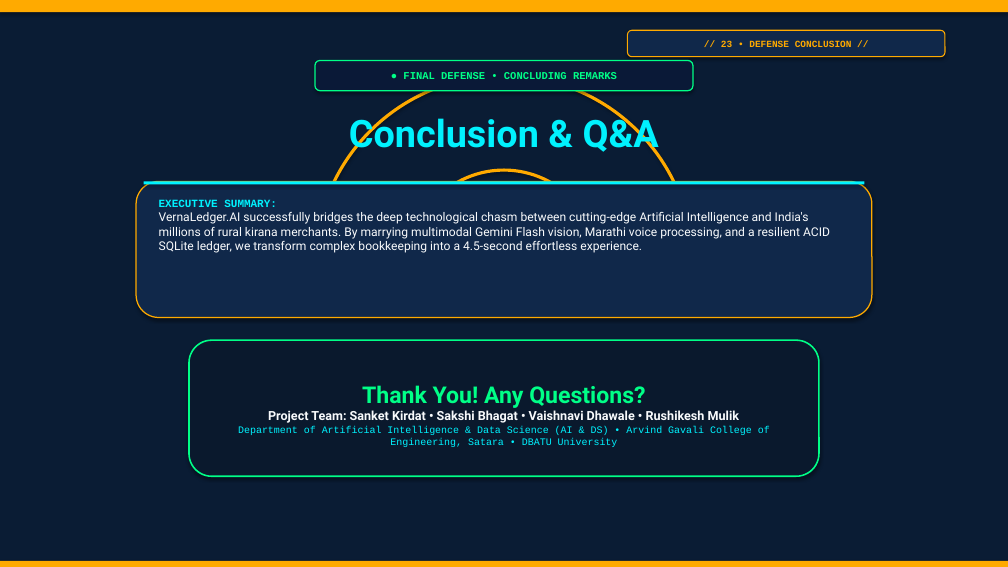
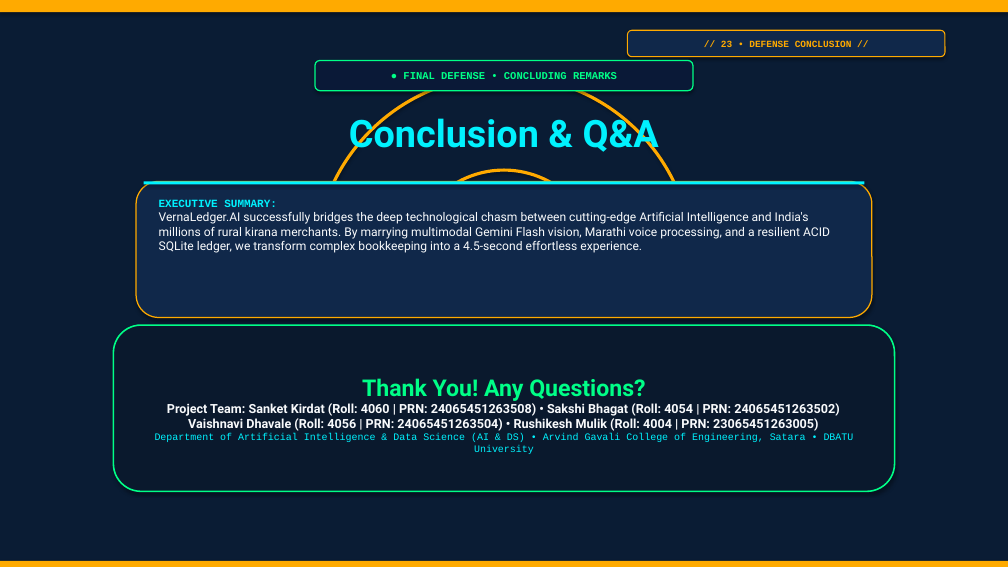
Before and after one commit to sanketkirdat08-cmd/vernaledger-ai, a slide deck: slide 23 of VERNALEDGER_AI_MERCHANT_PRO_PRESENTATION.pptx. Drawn at 1008x567 pixels with LibreOffice and Linux fonts; fonts in the diff are those of the drawing. Boxes give left, top, right and bottom in pixels: in the first picture for what was removed or moved away, otherwise in the second. Text is boxed around its words. In the diff, an @@ line names an element or a change of style, - is before the commit and + after.

Commit message:
docs(team): update official Roll No and PRN No for all 4 team members across all project documents, presentations, PDFs, UI badges, README, and AI dossier

```diff
--- a/VERNALEDGER_AI_MERCHANT_PRO_PRESENTATION.pptx
+++ b/VERNALEDGER_AI_MERCHANT_PRO_PRESENTATION.pptx
@@ rounded rectangle "Thank You! Any Questions?": place and size @@
-rounded rectangle "Thank You! Any Questions?" at <box>189,340,819,476</box>
+rounded rectangle "Thank You! Any Questions?" at <box>113,325,895,492</box>
@@ text in rounded rectangle at <box>167,403,839,431</box>: text changed @@
-Project Team: Sanket Kirdat • Sakshi Bhagat • Vaishnavi Dhawale • Rushikesh Mulik
+Project Team: Sanket Kirdat (Roll: 4060 | PRN: 24065451263508) • Sakshi Bhagat (Roll: 4054 | PRN: 24065451263502)
+Vaishnavi Dhavale (Roll: 4056 | PRN: 24065451263504) • Rushikesh Mulik (Roll: 4004 | PRN: 23065451263005)
```
Also in this commit, not shown: 1 other slide changed, 27 other files.
